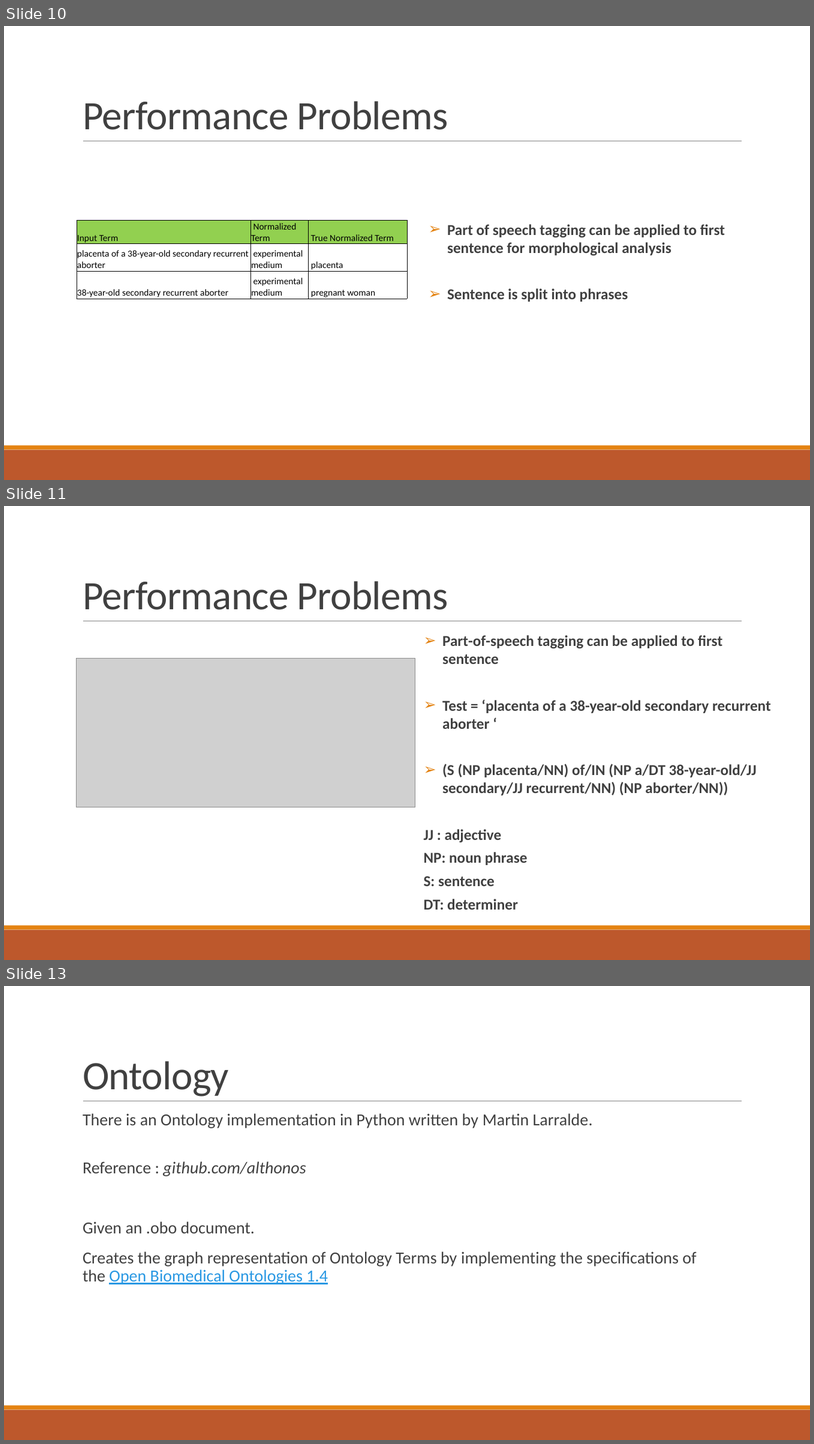
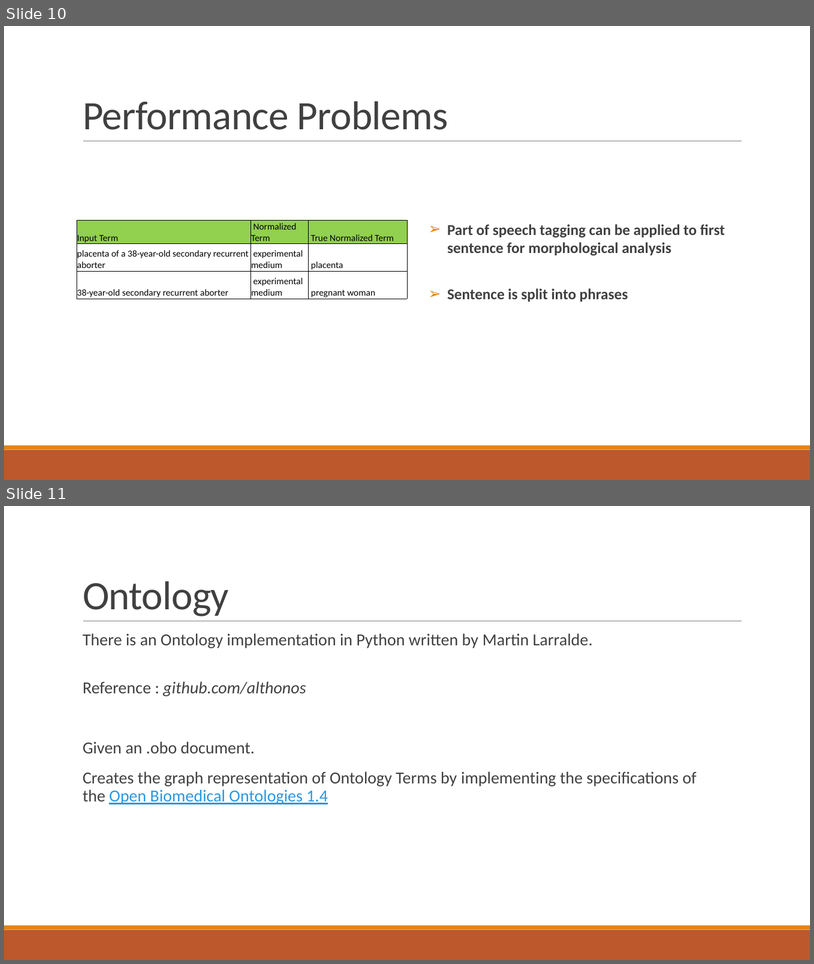
Before and after one commit to abdullahyldz/Cmpe493TermProject, a slide deck: Slides/Combined.pptx. Shown one above the other, each under a label of ours: slides 10, 11 and 13 before the commit, slides 10 and 11 after it; the slides between them are not shown. The pictures are 814x1444 and 814x964 pixels, drawn with LibreOffice and Linux fonts; fonts in the diff are those of the drawing; grey boxes stand for pictures. Boxes give left, top, right and bottom in pixels: in the first picture for what was removed or moved away, otherwise in the second. Text is boxed around its words. In the diff, an @@ line names an element or a change of style, - is before the commit and + after.

```diff
--- a/Slides/Combined.pptx
+++ b/Slides/Combined.pptx
@@ slide 11 removed at box(4, 506, 810, 960), background #FFFFFF; not listed: 3 template elements that a slide beside it also shows @@
@@ rectangle removed at box(4, 516, 6, 527) @@
@@ title removed at box(83, 581, 449, 610) @@
-Performance Problems
@@ text removed at box(424, 635, 771, 909) @@
-➢ Part-of-speech tagging can be applied to first sentence
-➢ Test = ‘placenta of a 38-year-old secondary recurrent aborter ‘
-➢ (S (NP placenta/NN) of/IN (NP a/DT 38-year-old/JJ secondary/JJ recurrent/NN) (NP aborter/NN))
-JJ : adjective
-NP: noun phrase
-S: sentence
-DT: determiner
@@ picture removed at box(77, 658, 416, 807) @@
@@ what was slide 13 is now slide 11 @@
```
Also in this commit, not shown: 2 slides changed, 1 other slide removed.
